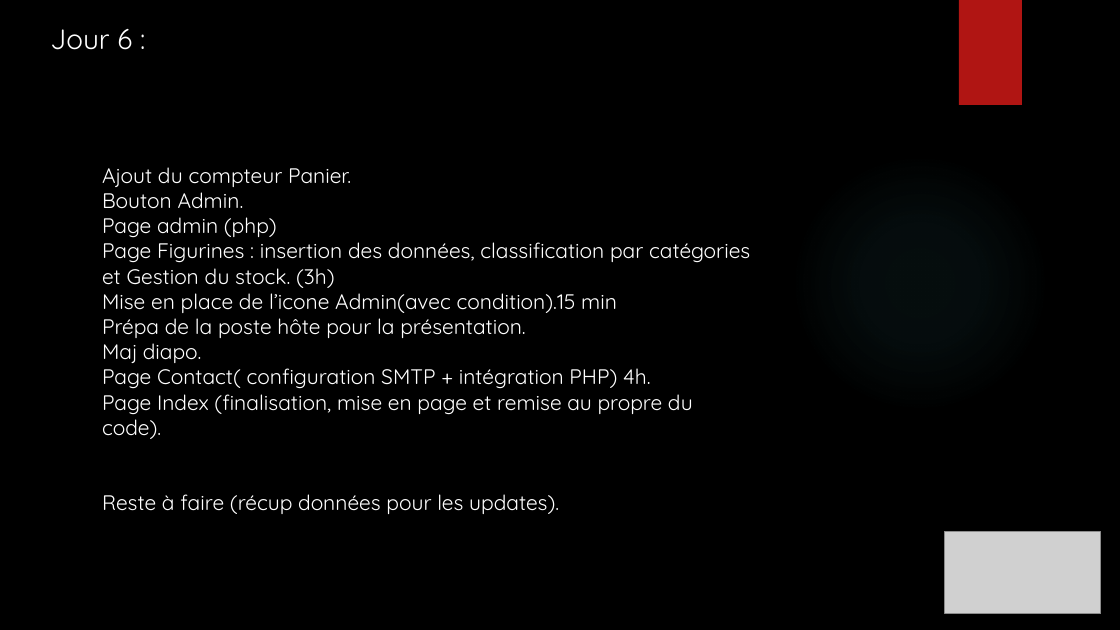
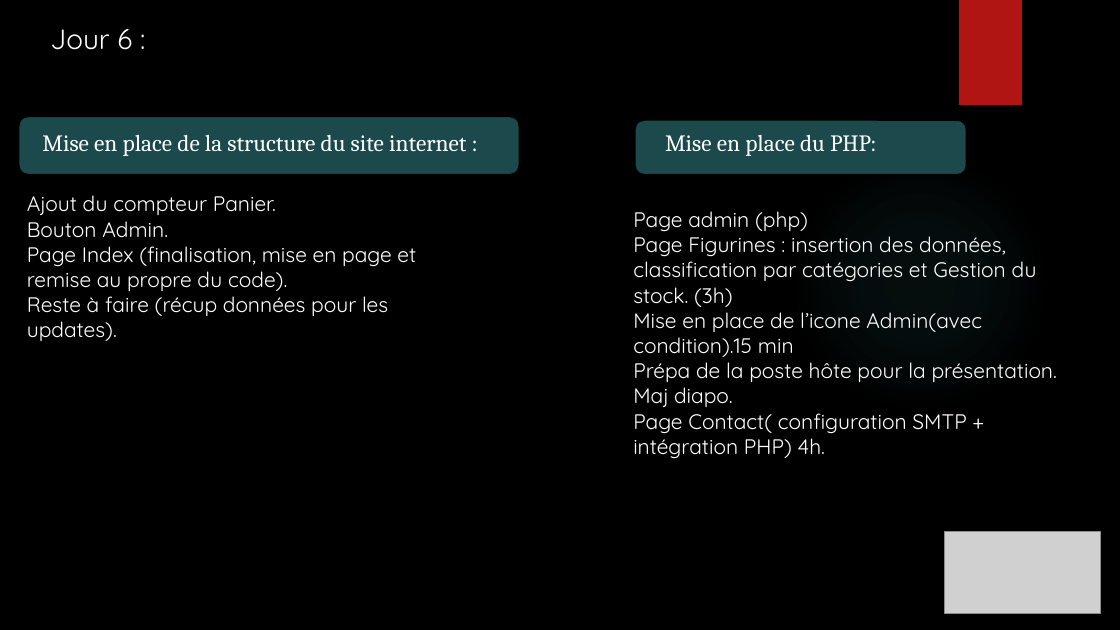
Before and after one commit to ChampemeDylan/UPOP, a slide deck: slide 17 of Présentation UPOP.pptx (slide 18 before the commit). Drawn at 1120x630 pixels with LibreOffice and Linux fonts; fonts in the diff are those of the drawing; grey boxes stand for pictures; background and template pictures are left out. Boxes give left, top, right and bottom in pixels: in the first picture for what was removed or moved away, otherwise in the second. Text is boxed around its words. In the diff, an @@ line names an element or a change of style, - is before the commit and + after.

Commit message:
CAMILLE MAJ DIAPO
MIS A JOUR CAHIER DES CHARGES
ET PRESENTATION

```diff
--- a/Présentation UPOP.pptx
+++ b/Présentation UPOP.pptx
@@ rounded rectangle added at [18,116,519,175], fill #1B494C, outline #000000 1.5 pt @@
@@ text added at [42,135,466,156], 20 pt, text #FFFFFF @@
+Mise en place de la structure du site internet :
@@ rounded rectangle added at [635,120,967,175], fill #1B494C, outline #000000 1.5 pt @@
@@ text added at [665,135,877,156], 20 pt, text #FFFFFF @@
+Mise en place du PHP:
@@ text "Ajout du compteur Panier.": place and size @@
-text "Ajout du compteur Panier." at [102,167,750,514]
+text "Ajout du compteur Panier." at [27,195,416,341]
@@ text at [102,217,750,389]: paragraphs removed @@
-Page admin (php)
-Page Figurines : insertion des données, classification par catégories et Gestion du stock. (3h)
-Mise en place de l’icone Admin(avec condition).15 min
-Prépa de la poste hôte pour la présentation.
-Maj diapo.
-Page Contact( configuration SMTP + intégration PHP) 4h.
@@ text added at [633,211,1057,459], 18 pt, text #FFFFFF @@
+Page admin (php)
+Page Figurines : insertion des données, classification par catégories et Gestion du stock. (3h)
+Mise en place de l’icone Admin(avec condition).15 min
+Prépa de la poste hôte pour la présentation.
+Maj diapo.
+Page Contact( configuration SMTP + intégration PHP) 4h.
```
Also in this commit, not shown: 6 other slides changed, 2 slides added, 6 slides removed.
